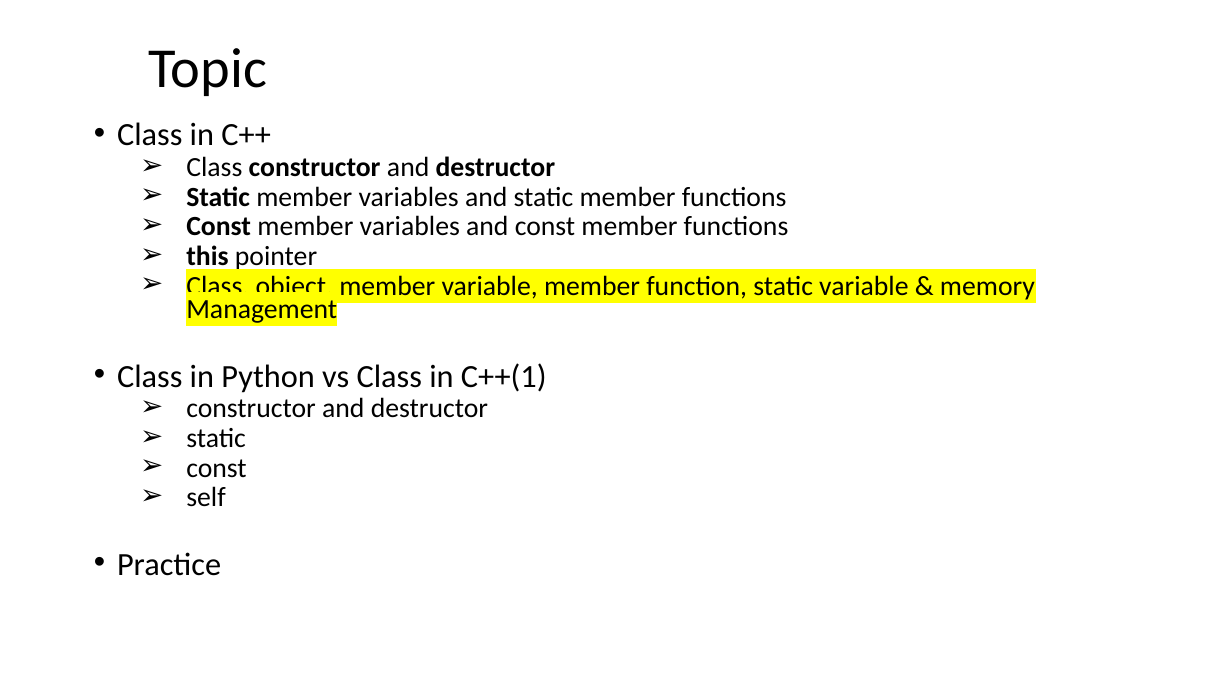
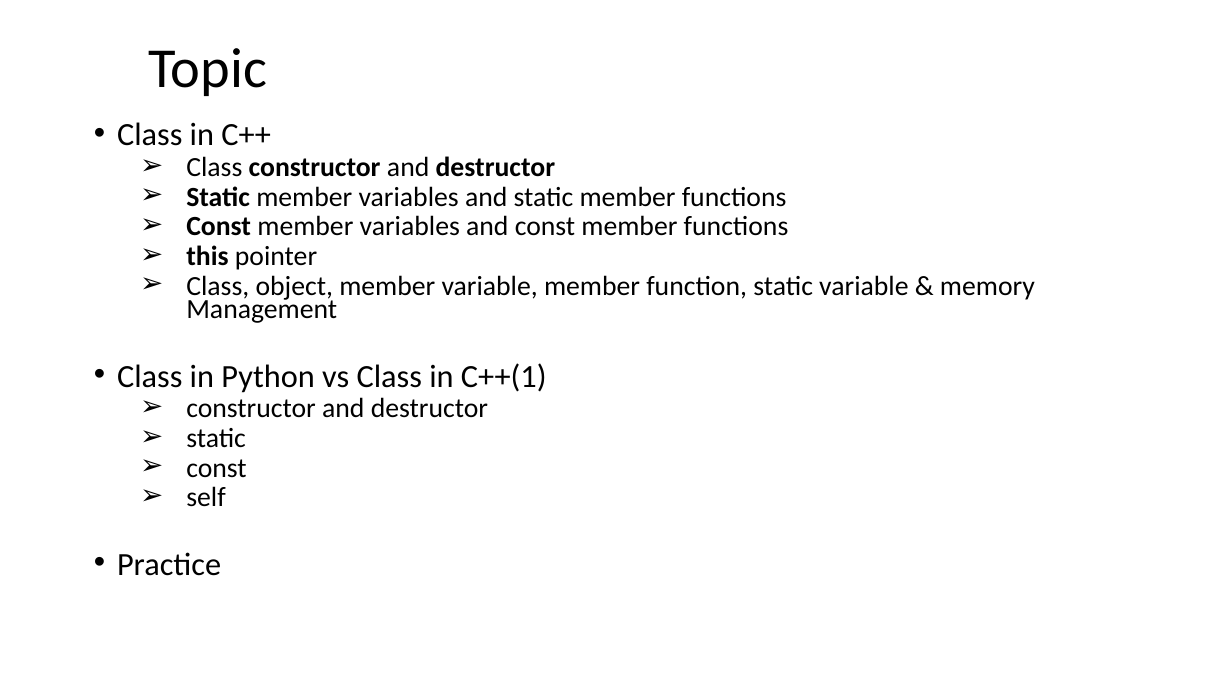
Before and after one commit to ShiqiYu/CPP, a slide deck: slide 2 of week09/Lab09.pptx. Drawn at 1232x693 pixels with LibreOffice and Linux fonts; fonts in the diff are those of the drawing; background and template pictures are left out. Boxes give left, top, right and bottom in pixels: in the first picture for what was removed or moved away, otherwise in the second. Text is boxed around its words. In the diff, an @@ line names an element or a change of style, - is before the commit and + after.

```diff
--- a/week09/Lab09.pptx
+++ b/week09/Lab09.pptx
@@ text at (x1=186, y1=275, x2=1035, y2=323): highlight #FFFF00 to none in "Class, object, member variable, member function, static ..." @@
```
Also in this commit, not shown: 1 other slide changed, 1 other file.
